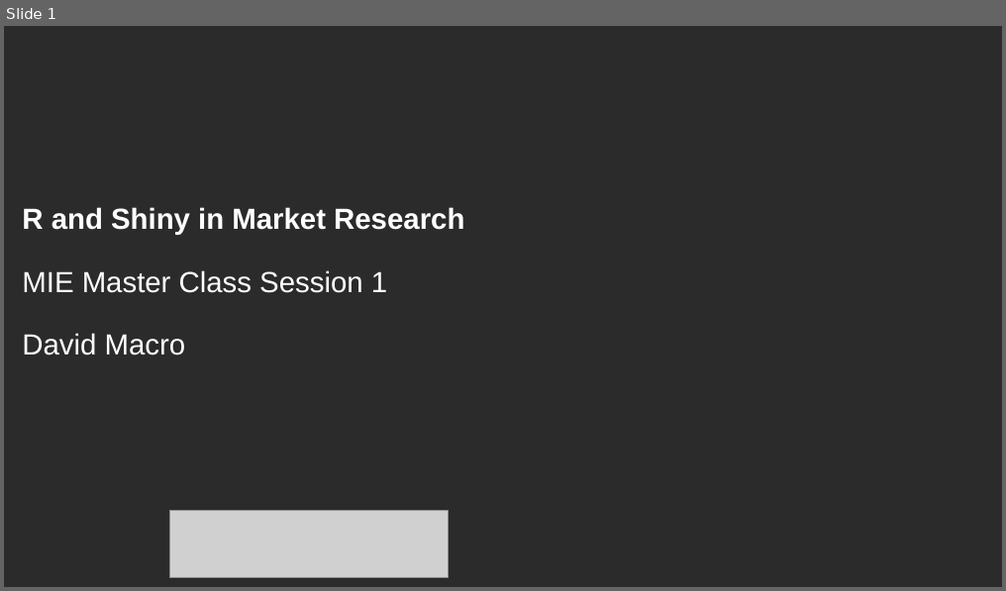
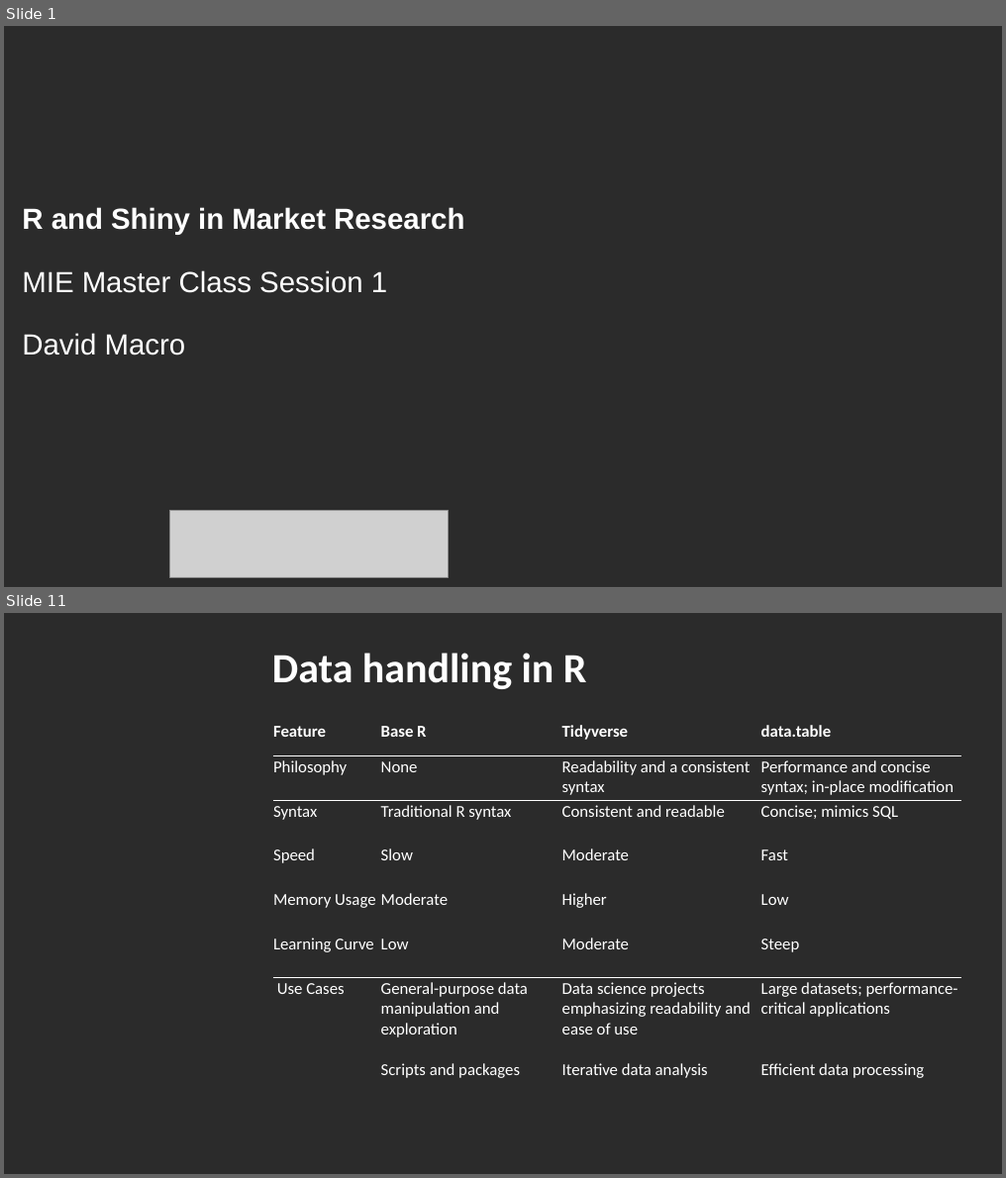
Before and after one commit to DataIMLabs/MIE2024, a slide deck: presentation/session1/MIE2024-DataIM-Masterclass-Session1.pptx. Shown one above the other, each under a label of ours: slide 1 before the commit, slides 1 and 11 after it; the slides between them are not shown. The pictures are 1006x591 and 1006x1178 pixels, drawn with LibreOffice and Linux fonts; fonts in the diff are those of the drawing; grey boxes stand for pictures; background and template pictures are left out; a plain dark background stands for a picture behind light text. Boxes give left, top, right and bottom in pixels: in the first picture for what was removed or moved away, otherwise in the second. Text is boxed around its words. In the diff, an @@ line names an element or a change of style, - is before the commit and + after.

```diff
--- a/presentation/session1/MIE2024-DataIM-Masterclass-Session1.pptx
+++ b/presentation/session1/MIE2024-DataIM-Masterclass-Session1.pptx
@@ slide 11 added at <box>4,613,1002,1174</box>, background picture (left out) @@
@@ text added at <box>272,653,587,689</box>, 40 pt, text #FFFFFF, bold @@
+Data handling in R
@@ table added at <box>272,707,962,1082</box>, 7 rows, 4 columns @@
+Feature | Base R | Tidyverse | data.table
+Philosophy | None | Readability and a consistent syntax | Performance and concise syntax; in-place modification
+Syntax | Traditional R syntax | Consistent and readable | Concise; mimics SQL
+Speed | Slow | Moderate | Fast
+Memory Usage | Moderate | Higher | Low
+Learning Curve | Low | Moderate | Steep
+Use Cases | General-purpose data manipulation and exploration / Scripts and packages | Data science projects emphasizing readability and ease of use / Iterative data analysis | Large datasets; performance-critical applications / Efficient data processing
```
Also in this commit, not shown: 9 slides changed, 20 other slides added, 2 slides removed, 6 other files.
